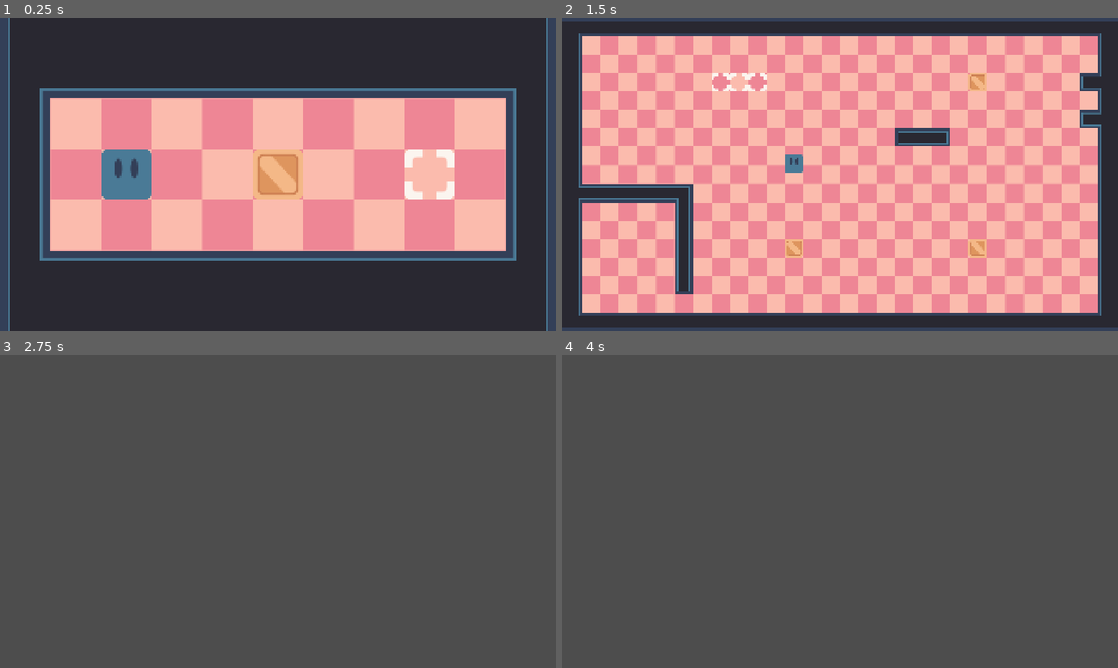
Above: before the commit, frames 1-4 (two rows, left to right).
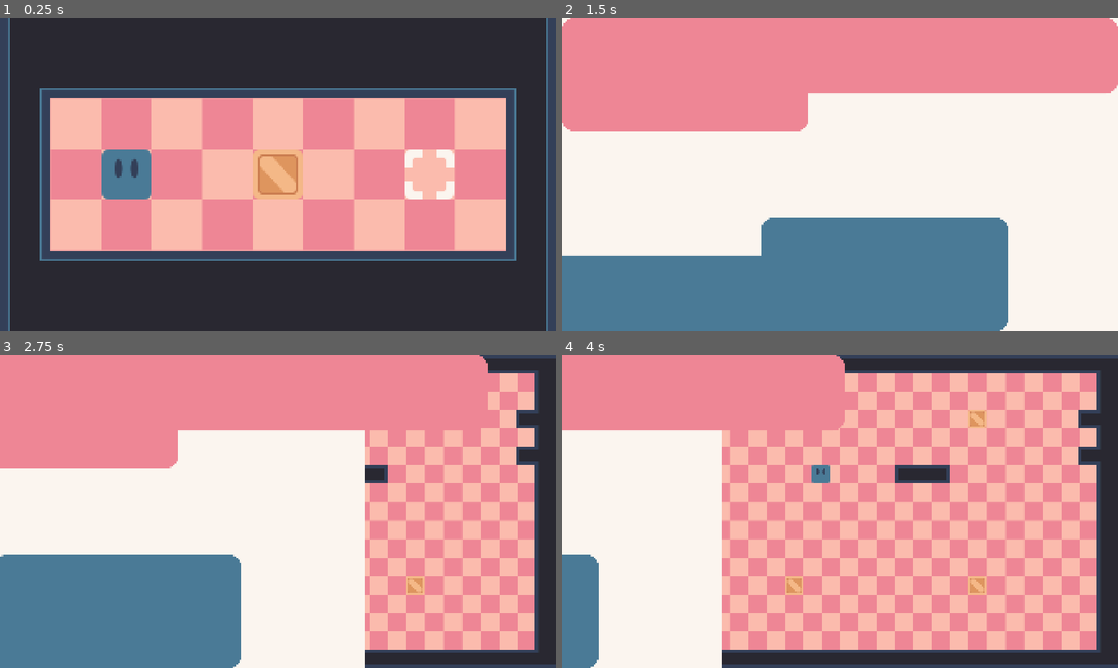
Above: after the commit, the same moments.

Repository: Trecet-13/Simple-Puzzle-2D-like-Sokoban
Game: Godot game, scene res://scenes/main/main.tscn
Two runs of this game, one before a commit and one after it. Both use one fixed random seed, a clock stepped at 60 frames per second and the inputs below.
Inputs:
- Up to frame 1 (0.25 s): no input
- Up to frame 2 (1.5 s): tap Enter at 0.5 s; hold D (move_right) 0.53-1.28 s; tap J at 0.6, 1.35 s; hold S (move_down) from 1.28 s (still down)
- Up to frame 3 (2.75 s): release S (move_down) at 2.03 s; hold D (move_right) from 2.03 s (still down); tap J at 2.1 s
- Up to frame 4 (4 s): release D (move_right) at 2.78 s; hold W (move_up) 2.78-3.53 s; tap J at 2.85, 3.6 s; hold A (move_left) from 3.53 s (still down)

The runs differ from the first frame. In frame 1, 1.1% of the frame differs, in the area x 7-93%, y 22-78%; in frame 2, 89%; in frame 3, 100%, in the area x 0-100%, y 0-100%; in frame 4, 100%.
Error in both runs: Invalid access to property or key 'walls' on a base object of type 'Dictionary'. (res://scenes/level_manager/level_manager.gd:56)

Commit message:
LevelTransitions
Se añadió un sistema para las transiciones entre escenas

Diff:
--- a/game/project.godot
+++ b/game/project.godot
@@ -13,11 +13,13 @@
 config/name="Puzzle 2D like Sokoban"
 run/main_scene="uid://de5cy03w3s3b"
 config/features=PackedStringArray("4.6", "Forward Plus")
+run/max_fps=60
 config/icon="res://icon.svg"
 
 [autoload]
 
 Global="*uid://c02sqcd7vw6wy"
+ScenesTransitionsGlobal="*uid://ds8rpvhs15r10"
 
 [display]
 
@@ -25,6 +27,7 @@
 window/size/viewport_height=1080
 window/size/mode=2
 window/stretch/mode="canvas_items"
+window/vsync/vsync_mode=0
 
 [file_customization]
 
@@ -77,4 +80,7 @@
 
 [rendering]
 
+textures/canvas_textures/default_texture_repeat=1
 rendering_device/driver.windows="d3d12"
+2d/snap/snap_2d_transforms_to_pixel=true
+2d/snap/snap_2d_vertices_to_pixel=true
--- a/game/scenes/level_manager/level_manager.gd
+++ b/game/scenes/level_manager/level_manager.gd
@@ -61,8 +61,11 @@
 	var level: Level
 	if level_container.get_children():
 		level = level_container.get_child(0)
+	ScenesTransitionsGlobal.animation_player.play("level_transition_in")
+	await ScenesTransitionsGlobal.animation_player.animation_finished
 	level.queue_free()
 	load_level()
+	ScenesTransitionsGlobal.animation_player.play("level_transition_out")
 
 func _get_path() -> String: # Obtiene la ruta del nivel a cargar
 	var id: int = Global.level_id
--- /dev/null
+++ b/game/scenes/scenes_transitions/scenes_transitions.gd
@@ -0,0 +1,5 @@
+extends CanvasLayer
+class_name ScenesTransitions
+
+## REFERENCIAS
+@export var animation_player : AnimationPlayer
--- /dev/null
+++ b/game/scenes/scenes_transitions/scenes_transitions.tscn
@@ -0,0 +1,155 @@
+[gd_scene format=3 uid="uid://ds8rpvhs15r10"]
+
+[ext_resource type="Texture2D" uid="uid://yk8mvjtcfefm" path="res://assets/sprites/scenes_transitions/level_transition_bg.png" id="1_1haue"]
+[ext_resource type="Script" uid="uid://dqcjbq58yqxpp" path="res://scenes/scenes_transitions/scenes_transitions.gd" id="1_ikahm"]
+[ext_resource type="Texture2D" uid="uid://cyhf70hg8oxpy" path="res://assets/sprites/scenes_transitions/level_transition_down.png" id="2_ikahm"]
+[ext_resource type="Texture2D" uid="uid://bkysoln25hknd" path="res://assets/sprites/scenes_transitions/level_transition_top.png" id="3_w4yci"]
+
+[sub_resource type="Animation" id="Animation_ikahm"]
+length = 0.001
+tracks/0/type = "value"
+tracks/0/imported = false
+tracks/0/enabled = true
+tracks/0/path = NodePath("LevelTransitionElements/LevelTransitionTop:position")
+tracks/0/interp = 1
+tracks/0/loop_wrap = true
+tracks/0/keys = {
+"times": PackedFloat32Array(0),
+"transitions": PackedFloat32Array(1),
+"update": 0,
+"values": [Vector2(-1980, 0)]
+}
+tracks/1/type = "value"
+tracks/1/imported = false
+tracks/1/enabled = true
+tracks/1/path = NodePath("LevelTransitionElements/LevelTransitionBg:position")
+tracks/1/interp = 1
+tracks/1/loop_wrap = true
+tracks/1/keys = {
+"times": PackedFloat32Array(0),
+"transitions": PackedFloat32Array(1),
+"update": 0,
+"values": [Vector2(-1980, 0)]
+}
+tracks/2/type = "value"
+tracks/2/imported = false
+tracks/2/enabled = true
+tracks/2/path = NodePath("LevelTransitionElements/LevelTransitionDown:position")
+tracks/2/interp = 1
+tracks/2/loop_wrap = true
+tracks/2/keys = {
+"times": PackedFloat32Array(0),
+"transitions": PackedFloat32Array(1),
+"update": 0,
+"values": [Vector2(-1980, 691)]
+}
+
+[sub_resource type="Animation" id="Animation_w4yci"]
+resource_name = "StartLevelTransition"
+tracks/0/type = "value"
+tracks/0/imported = false
+tracks/0/enabled = true
+tracks/0/path = NodePath("LevelTransitionElements/LevelTransitionTop:position")
+tracks/0/interp = 1
+tracks/0/loop_wrap = true
+tracks/0/keys = {
+"times": PackedFloat32Array(0, 0.7),
+"transitions": PackedFloat32Array(1, 1),
+"update": 0,
+"values": [Vector2(-1980, 0), Vector2(0, 0)]
+}
+tracks/1/type = "value"
+tracks/1/imported = false
+tracks/1/enabled = true
+tracks/1/path = NodePath("LevelTransitionElements/LevelTransitionBg:position")
+tracks/1/interp = 1
+tracks/1/loop_wrap = true
+tracks/1/keys = {
+"times": PackedFloat32Array(0, 0.15, 0.85),
+"transitions": PackedFloat32Array(1, 1, 1),
+"update": 0,
+"values": [Vector2(-1980, 0), Vector2(-1980, 0), Vector2(0, 0)]
+}
+tracks/2/type = "value"
+tracks/2/imported = false
+tracks/2/enabled = true
+tracks/2/path = NodePath("LevelTransitionElements/LevelTransitionDown:position")
+tracks/2/interp = 1
+tracks/2/loop_wrap = true
+tracks/2/keys = {
+"times": PackedFloat32Array(0, 0.3, 1),
+"transitions": PackedFloat32Array(1, 1, 1),
+"update": 0,
+"values": [Vector2(-1980, 691), Vector2(-1980, 691), Vector2(0, 691)]
+}
+
+[sub_resource type="Animation" id="Animation_u2yto"]
+resource_name = "level_transition_out"
+tracks/0/type = "value"
+tracks/0/imported = false
+tracks/0/enabled = true
+tracks/0/path = NodePath("LevelTransitionElements/LevelTransitionTop:position")
+tracks/0/interp = 1
+tracks/0/loop_wrap = true
+tracks/0/keys = {
+"times": PackedFloat32Array(0, 0.7),
+"transitions": PackedFloat32Array(1, 1),
+"update": 0,
+"values": [Vector2(0, 0), Vector2(1980, 0)]
+}
+tracks/1/type = "value"
+tracks/1/imported = false
+tracks/1/enabled = true
+tracks/1/path = NodePath("LevelTransitionElements/LevelTransitionBg:position")
+tracks/1/interp = 1
+tracks/1/loop_wrap = true
+tracks/1/keys = {
+"times": PackedFloat32Array(0, 0.15, 0.85),
+"transitions": PackedFloat32Array(1, 1, 1),
+"update": 0,
+"values": [Vector2(0, 0), Vector2(0, 0), Vector2(1980, 0)]
+}
+tracks/2/type = "value"
+tracks/2/imported = false
+tracks/2/enabled = true
+tracks/2/path = NodePath("LevelTransitionElements/LevelTransitionDown:position")
+tracks/2/interp = 1
+tracks/2/loop_wrap = true
+tracks/2/keys = {
+"times": PackedFloat32Array(0, 0.3, 1),
+"transitions": PackedFloat32Array(1, 1, 1),
+"update": 0,
+"values": [Vector2(0, 691), Vector2(0, 691), Vector2(1980, 691)]
+}
+
+[sub_resource type="AnimationLibrary" id="AnimationLibrary_mgla5"]
+_data = {
+&"RESET": SubResource("Animation_ikahm"),
+&"level_transition_in": SubResource("Animation_w4yci"),
+&"level_transition_out": SubResource("Animation_u2yto")
+}
+
+[node name="ScenesTransitions" type="CanvasLayer" unique_id=1692102980 node_paths=PackedStringArray("animation_player")]
+visible = false
+script = ExtResource("1_ikahm")
+animation_player = NodePath("Transitions")
+
+[node name="LevelTransitionElements" type="Node" parent="." unique_id=811493446]
+
+[node name="LevelTransitionBg" type="Sprite2D" parent="LevelTransitionElements" unique_id=1433861042]
+position = Vector2(-1980, 0)
+texture = ExtResource("1_1haue")
+centered = false
+
+[node name="LevelTransitionDown" type="Sprite2D" parent="LevelTransitionElements" unique_id=1062820775]
+position = Vector2(-1980, 691)
+texture = ExtResource("2_ikahm")
+centered = false
+
+[node name="LevelTransitionTop" type="Sprite2D" parent="LevelTransitionElements" unique_id=839479723]
+position = Vector2(-1980, 0)
+texture = ExtResource("3_w4yci")
+centered = false
+
+[node name="Transitions" type="AnimationPlayer" parent="." unique_id=1611970389]
+libraries/ = SubResource("AnimationLibrary_mgla5")
Binary file added: game/assets/sprites/scenes_transitions/level_transition_bg.png
Not shown, added: game/assets/sprites/scenes_transitions/level_transition_bg.png.import
Binary file added: game/assets/sprites/scenes_transitions/level_transition_down.png
Not shown, added: game/assets/sprites/scenes_transitions/level_transition_down.png.import
Binary file added: game/assets/sprites/scenes_transitions/level_transition_top.png
Not shown, added: game/assets/sprites/scenes_transitions/level_transition_top.png.import
Not shown, added: game/scenes/scenes_transitions/scenes_transitions.gd.uid
